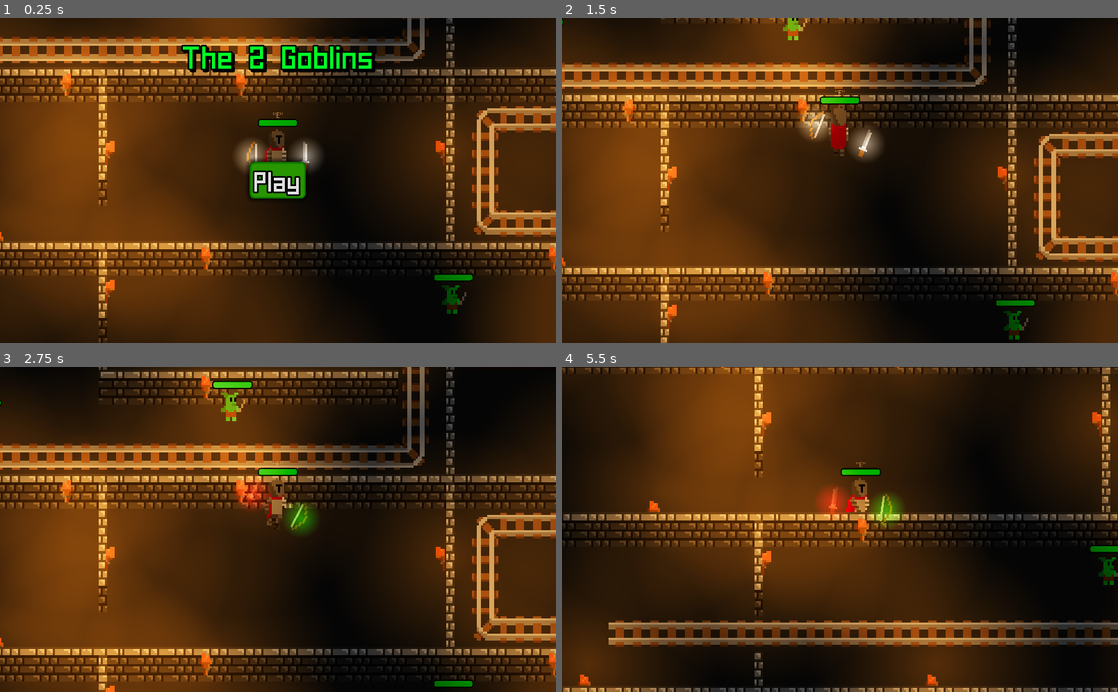
Above: before the commit, frames 1-4 (two rows, left to right).
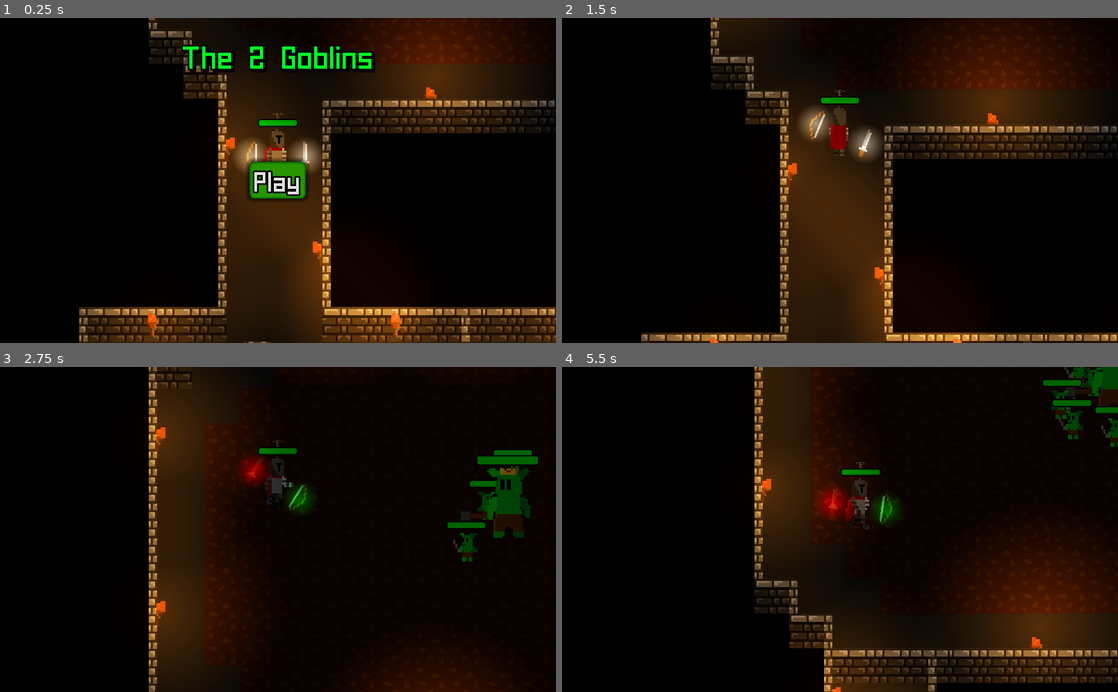
Above: after the commit, the same moments.

Repository: SilverSpace5/gotm-game-jam-23
Game: Godot game, scene res://Assets/Menu.tscn
Same seed, same stepped clock (60 frames per second), same inputs: the game is played once before the commit and once after it.
Inputs (mouse positions are in pixels of both pictures, inside the frame that each line leads up to):
- Up to frame 1 (0.25 s): no input
- Up to frame 2 (1.5 s): click "Play" at 0.5 s; move the mouse to (812, 245) at 1.27 s; hold W (up) from 1.28 s (still down); click (812, 245) at 1.35 s
- Up to frame 3 (2.75 s): keep holding W (up); move the mouse to (444, 578) at 2.02 s; tap 2 (bow) at 2.1 s
- Up to frame 4 (5.5 s): move the mouse to (673, 480) at 2.77 s; release W (up) at 2.78 s; hold A (left) 2.78-4.28 s; tap 1 (sword) at 2.85 s; move the mouse to (867, 529) at 3.52 s; tap E (use) at 3.6 s; move the mouse to (756, 448) at 4.27 s; hold S (down) 4.28-5.03 s; click (756, 448) at 4.35 s; move the mouse to (962, 513) at 5.02 s; hold D (right) from 5.03 s (still down); tap 2 (bow) at 5.1 s

The runs differ from the first frame. In frame 1, 74% of the frame differs, in the area x 0-100%, y 0-100%; in frame 2, 77%; in frame 3, 67%; in frame 4, 78%.
Error before the commit: Parse Error: Indented block expected after declaration of "_process" function. (res://Scripts/Game.gd:15)

Commit message:
e

Diff:
--- a/Game.tscn
+++ b/Game.tscn
@@ -340,7 +340,7 @@
 tile_data = PoolIntArray( -1835015, 4, 0, -1835014, 1, 0, -1835013, 1, 0, -1835012, 1, 0, -1835011, 1, 0, -1835010, 1,  …(4179 unchanged characters)…
 
 [node name="Player" parent="nav/YSort" instance=ExtResource( 1 )]
-position = Vector2( 291, 209 )
+position = Vector2( -378, -745 )
 speed = 400.0
 
 [node name="Map" type="TileMap" parent="nav/YSort"]
--- a/Scripts/Game.gd
+++ b/Scripts/Game.gd
@@ -11,20 +11,9 @@
 	$boss_fight_music.playing = false
 	$techno_boss_theme.playing = false
 
-func _process(delta):
-d	if $"nav/YSort/Goblin King".health <= 0:
-		$boss_fight_music.playing = false
-		$techno_boss_theme.playing = true
-	pass
-#	if goblins < maxGoblins:
-#		goblinTimer += delta
-#		if goblinTimer > 3:
-#			goblinTimer = 0
-#			var goblin = load("res://Goblin.tscn").instance()
-#			goblin.position = Vector2(1150, -1275)
-#			$nav/YSort.add_child(goblin)
-#			yield(get_tree().create_timer(0.1), "timeout")
-#			goblin.idleTarget = Vector2(rand_range(-300, 700), rand_range(-1600, -1000))
+func kingGoblinDefeat():
+	$boss_fight_music.playing = false
+	$techno_boss_theme.playing = true
 
 func _on_Arena_body_entered(body):
 	if body.name == "Player":
--- a/Scripts/Goblin King.gd
+++ b/Scripts/Goblin King.gd
@@ -19,7 +19,7 @@
 		$CollisionShape2D.disabled = true
 		$Extra.play("Die")
 		yield(get_tree().create_timer(0.5), "timeout")
-		get_parent().get_parent().get_parent().goblins -= 1
+		get_parent().get_parent().get_parent().kingGoblinDefeat()
 		queue_free()
 
 	var target = idleTarget
@@ -35,6 +35,7 @@
 	cooldown -= delta
 	if cooldown < 0:
 		if get_parent().get_node("Player").position.distance_to(position) < 150 and round(rand_range(0, 1)) == 1:
+			cooldown = 1
 			$AnimationPlayer.play("Attack")
 			yield(get_tree().create_timer(0.25), "timeout")
 			var proj = load("res://Projectile.tscn").instance()
@@ -48,8 +49,8 @@
 			get_parent().add_child(proj)
 		elif get_parent().get_parent().get_parent().arena:
 			randomize()
-			if round(rand_range(0, 1)) == 1:
-				cooldown = 5
+			if round(rand_range(0, 3)) == 0:
+				cooldown = 3
 				$AnimationPlayer.play("Attack3")
 				yield(get_tree().create_timer(0.5), "timeout")
 				for i in range(3):
@@ -59,7 +60,7 @@
 			else:
 				cooldown = 2
 				$AnimationPlayer.play("Attack2")
-				$Tween.interpolate_property(self, "position", position, get_parent().get_node("Player").position, 0.5)
+				$Tween.interpolate_property(self, "position", position, get_parent().get_node("Player").position, 0.9)
 				$Tween.start()
 				yield(get_tree().create_timer(0.5), "timeout")
 				var proj = load("res://Projectile.tscn").instance()
